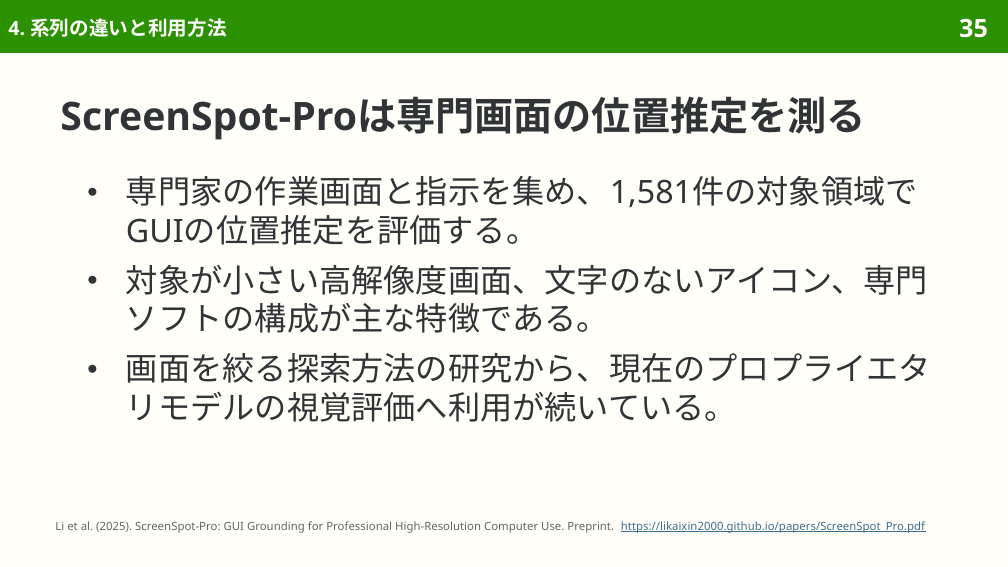
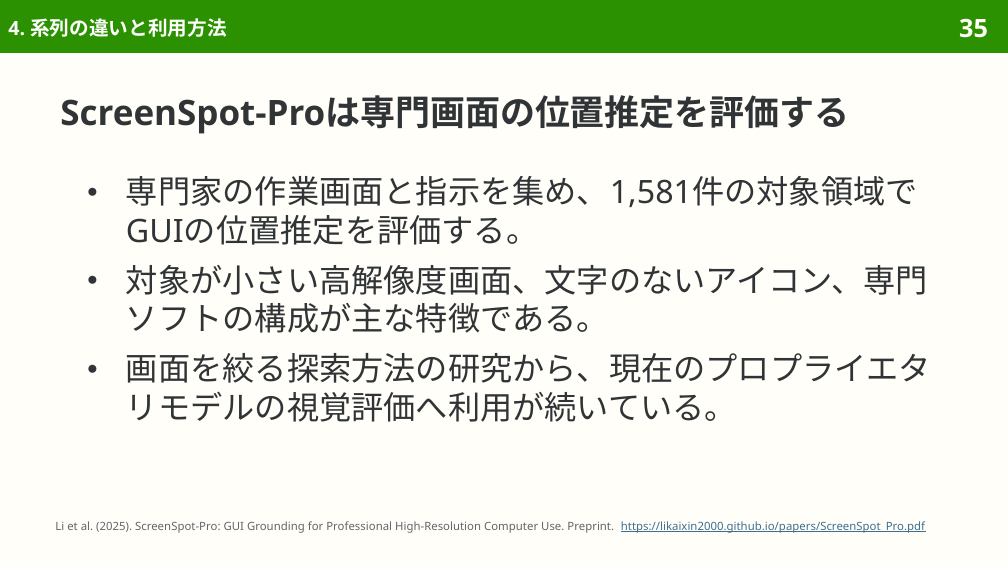
Before and after one commit to sasakiy84/datasets-in-10-minutes, a slide deck: slide 35 of slides/datasets-in-10-minutes-screenspot-pro.pptx. Drawn at 1008x567 pixels with LibreOffice and Linux fonts; fonts in the diff are those of the drawing. Boxes give left, top, right and bottom in pixels: in the first picture for what was removed or moved away, otherwise in the second. Text is boxed around its words. In the diff, an @@ line names an element or a change of style, - is before the commit and + after.

Commit message:
Proofread screenspot-pro slides page by page with Gemini

```diff
--- a/slides/datasets-in-10-minutes-screenspot-pro.pptx
+++ b/slides/datasets-in-10-minutes-screenspot-pro.pptx
@@ title at <box>60,95,849,134</box>: text changed; size 28 to 25 pt @@
-ScreenSpot-Proは専門画面の位置推定を測る
+ScreenSpot-Proは専門画面の位置推定を評価する
```
Also in this commit, not shown: 11 other slides changed, 7 other files.
